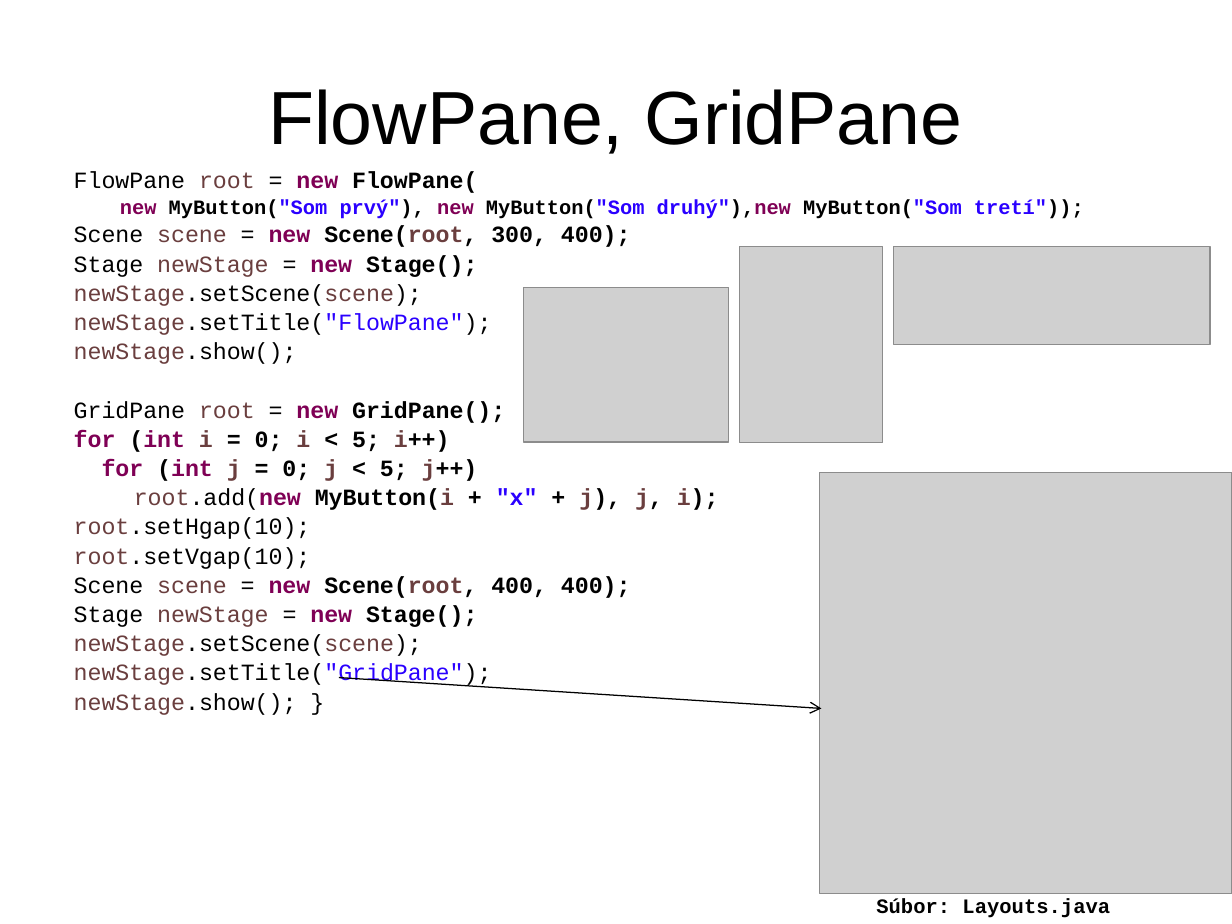
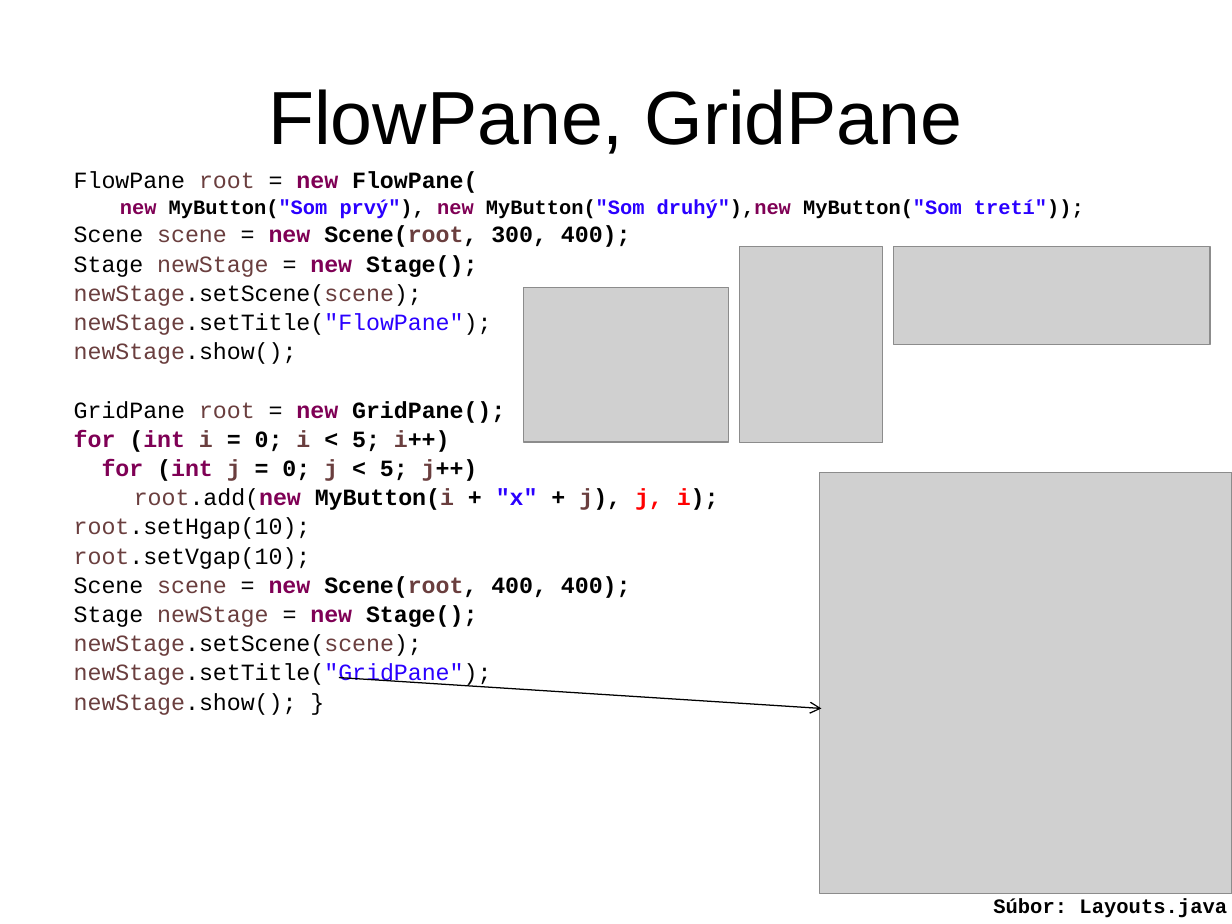
Before and after one commit to Programovanie4/Prednasky, a slide deck: slide 9 of 10/10_java.ppt. Drawn at 1232x924 pixels with LibreOffice and Linux fonts; fonts in the diff are those of the drawing; grey boxes stand for pictures. Boxes give left, top, right and bottom in pixels: in the first picture for what was removed or moved away, otherwise in the second. Text is boxed around its words. In the diff, an @@ line names an element or a change of style, - is before the commit and + after.

```diff
--- a/10/10_java.ppt
+++ b/10/10_java.ppt
@@ text at [134, 488, 719, 510]: text colour #6A3E3E to #FF0000 in "j, i);"; text colour #000000 to #FF0000 in "j," @@
@@ text "Súbor: Layouts.java": place and size @@
-text "Súbor: Layouts.java" at [876, 899, 1110, 918]
+text "Súbor: Layouts.java" at [993, 899, 1227, 918]
```
Also in this commit, not shown: 8 other slides changed, 3 other files.
